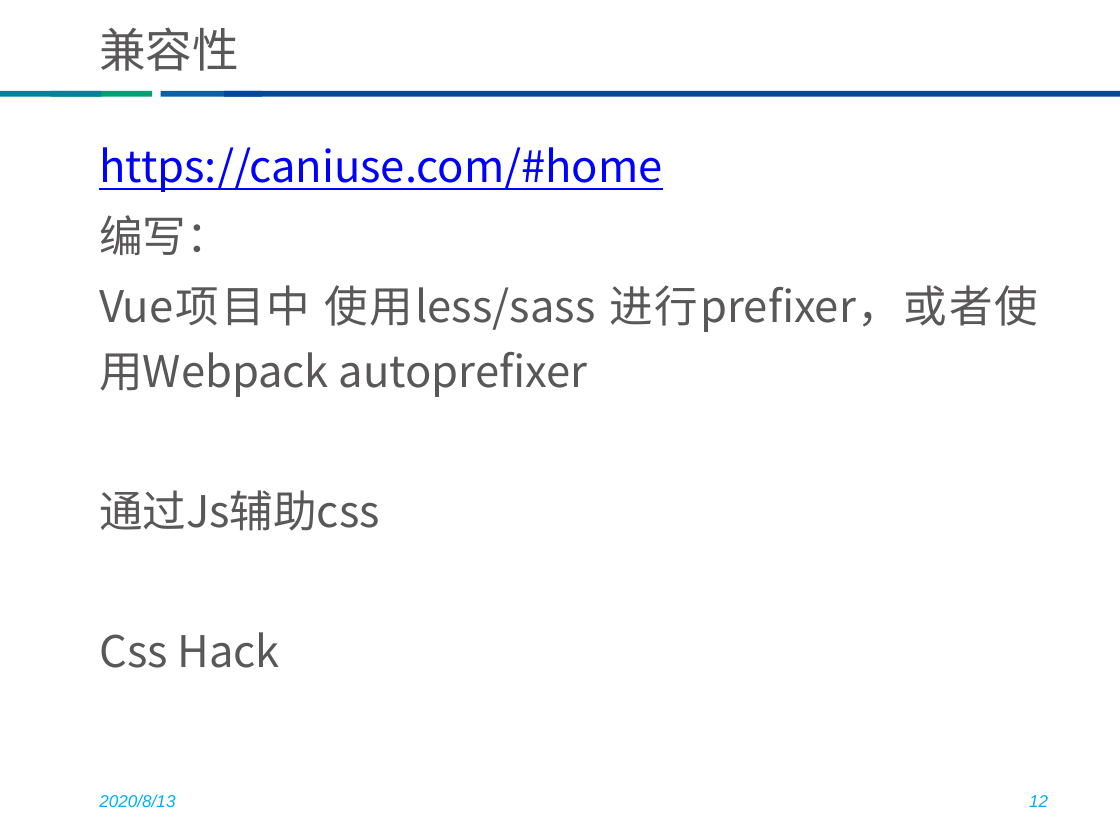
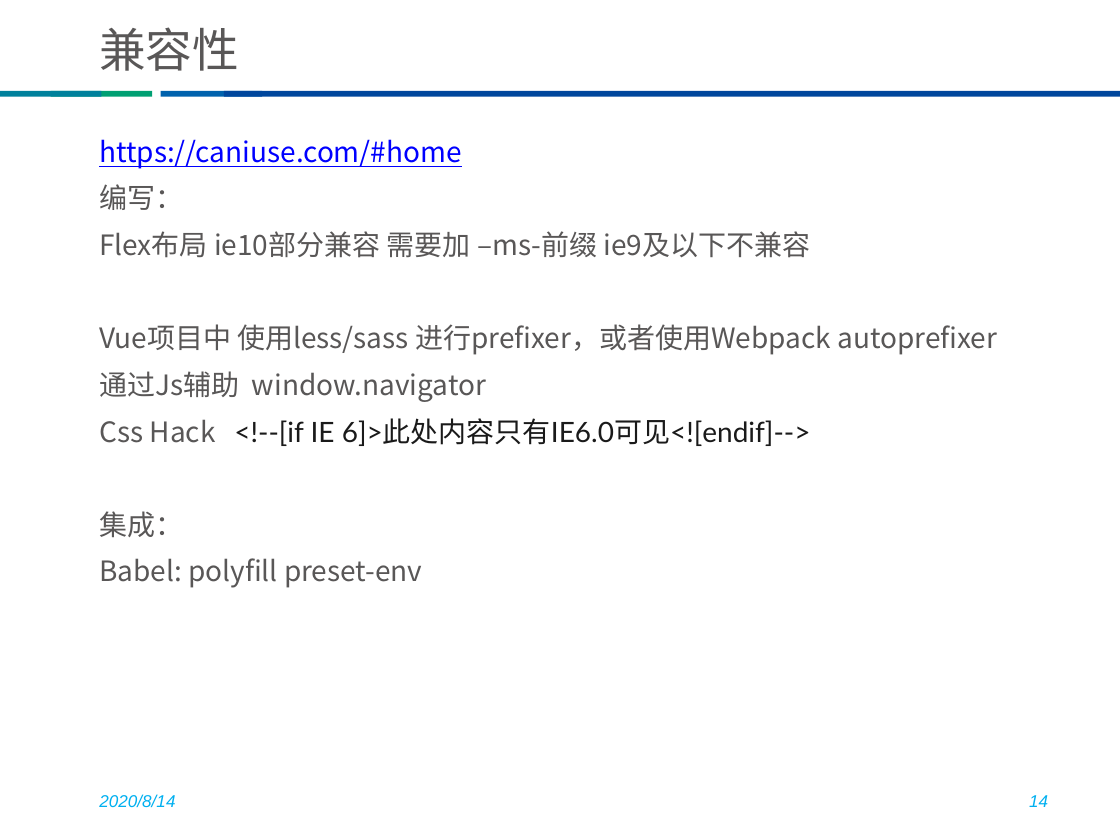
Before and after one commit to he8hepeng/thunisoftCli3, a slide deck: slide 14 of css教案（修改版）.pptx (slide 12 before the commit). Drawn at 1120x840 pixels with LibreOffice and Linux fonts; fonts in the diff are those of the drawing; background and template pictures are left out. Boxes give left, top, right and bottom in pixels: in the first picture for what was removed or moved away, otherwise in the second. Text is boxed around its words. In the diff, an @@ line names an element or a change of style, - is before the commit and + after.

```diff
--- a/css教案（修改版）.pptx
+++ b/css教案（修改版）.pptx
@@ text at box(99, 139, 997, 355): size 28 to 18 pt in "https://caniuse.com/#home", "编写：", "Vue项目中 使用less/sass 进行prefixer，或者使用Webpack autoprefixer" @@
@@ text at box(99, 231, 810, 258): paragraph added @@
+Flex布局 ie10部分兼容 需要加 –ms-前缀 ie9及以下不兼容
@@ text at box(99, 371, 811, 588): text changed; size 28 to 18 pt @@
-通过Js辅助css
-Css Hack
+通过Js辅助 window.navigator
+Css Hack <!--[if IE 6]>此处内容只有IE6.0可见<![endif]-->
+集成：
+Babel: polyfill preset-env
@@ text at box(99, 794, 175, 807): text changed @@
-2020/8/13
+2020/8/14
@@ page number at box(1029, 795, 1048, 807): text changed @@
-12
+14
```
Also in this commit, not shown: 11 other slides changed, 2 slides added, 2 slides removed, 10 other files.
